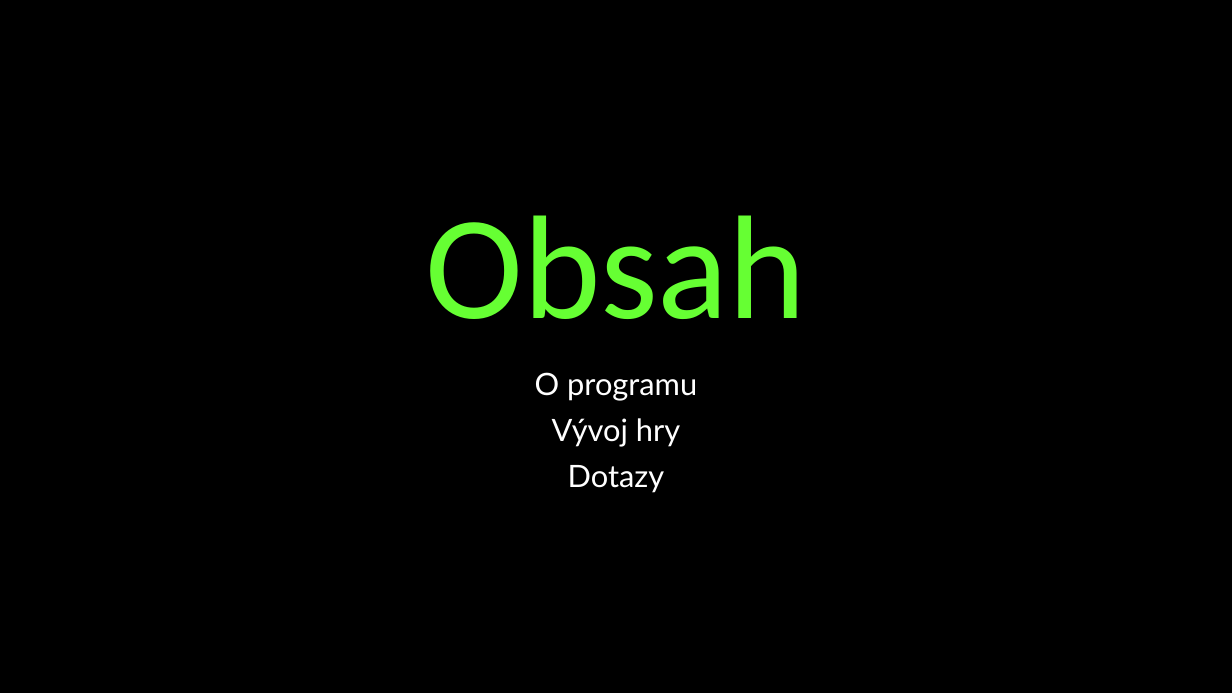
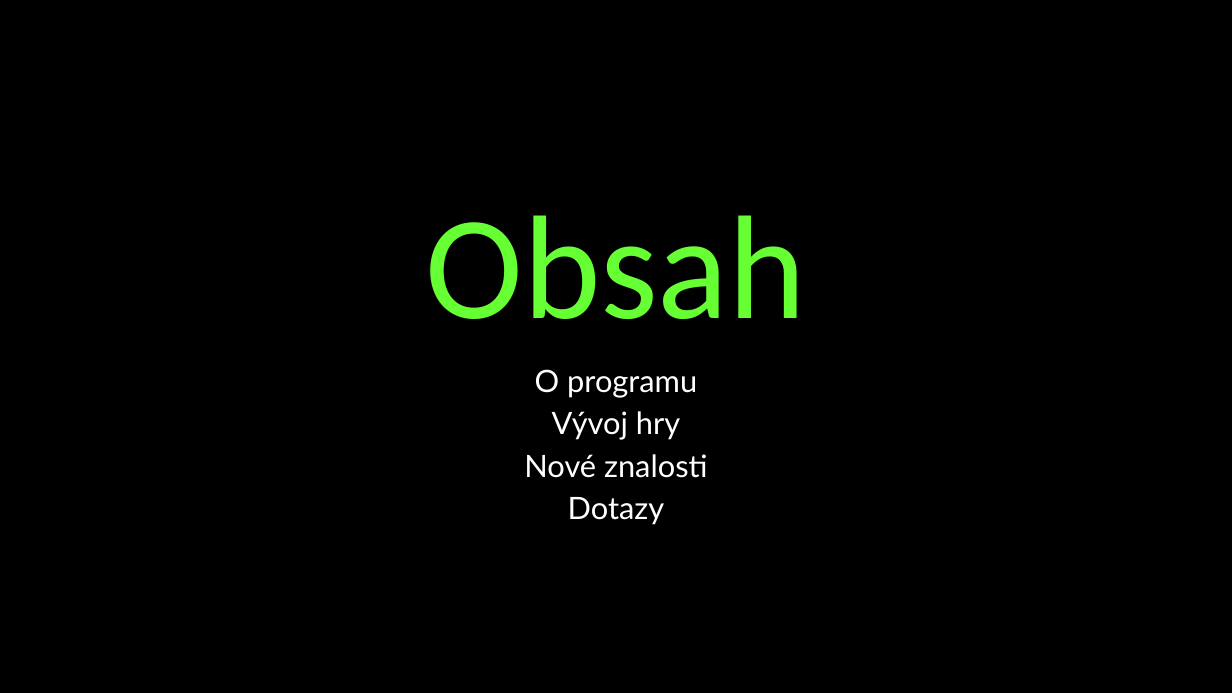
Before and after one commit to bramborman/SnakeTheResurrection, a slide deck: slide 2 of Seminar work/Hra Snake.pptx. Drawn at 1232x693 pixels with LibreOffice and Linux fonts; fonts in the diff are those of the drawing. Boxes give left, top, right and bottom in pixels: in the first picture for what was removed or moved away, otherwise in the second. Text is boxed around its words. In the diff, an @@ line names an element or a change of style, - is before the commit and + after.

Commit message:
Updated the presentation

```diff
--- a/Seminar work/Hra Snake.pptx
+++ b/Seminar work/Hra Snake.pptx
@@ subtitle at (535,369,697,525): line spacing 0.9 to 0.8 @@
@@ subtitle at (524,454,707,478): paragraph added @@
+Nové znalosti
```
Also in this commit, not shown: 1 slide added, 1 other file.
